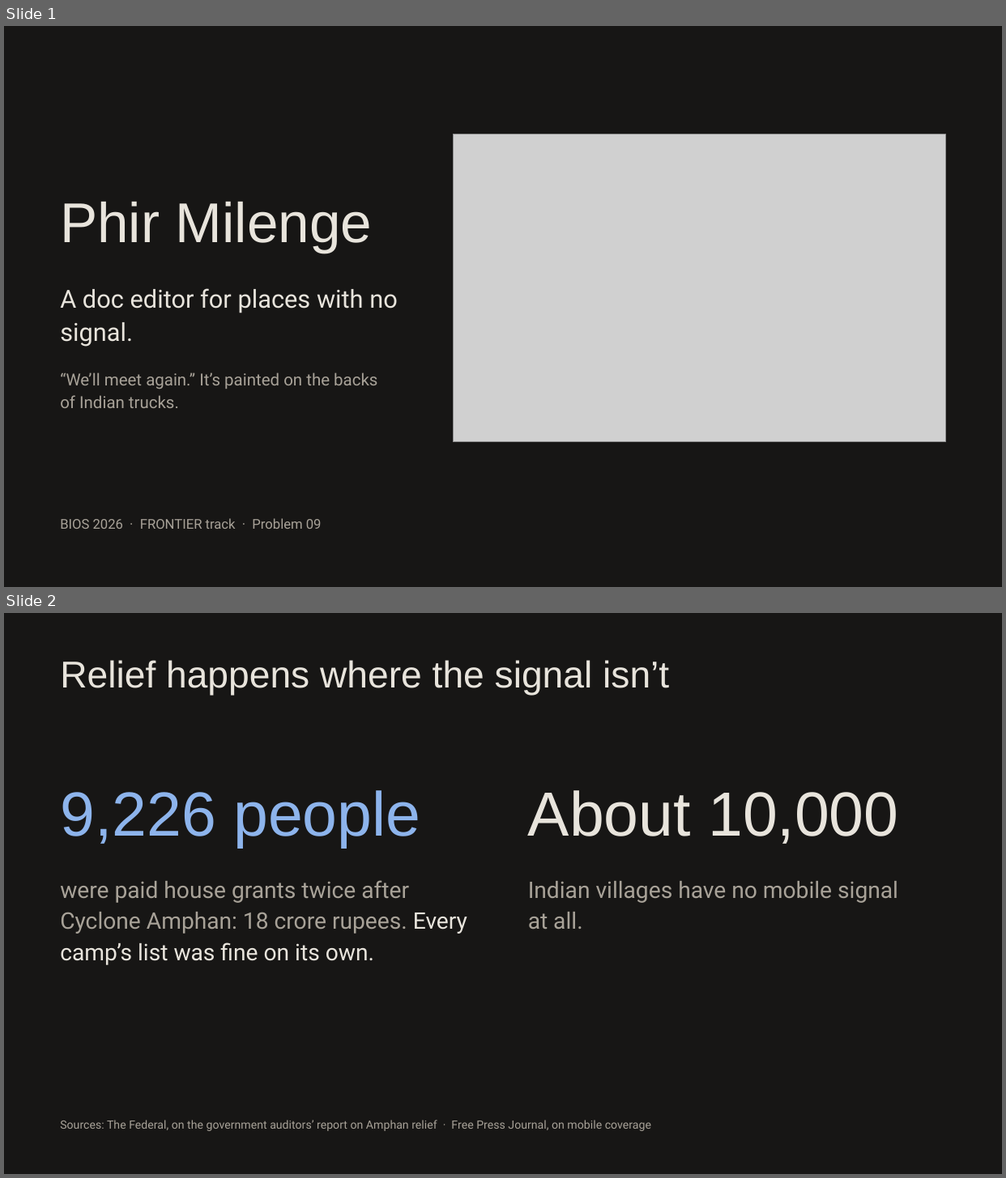
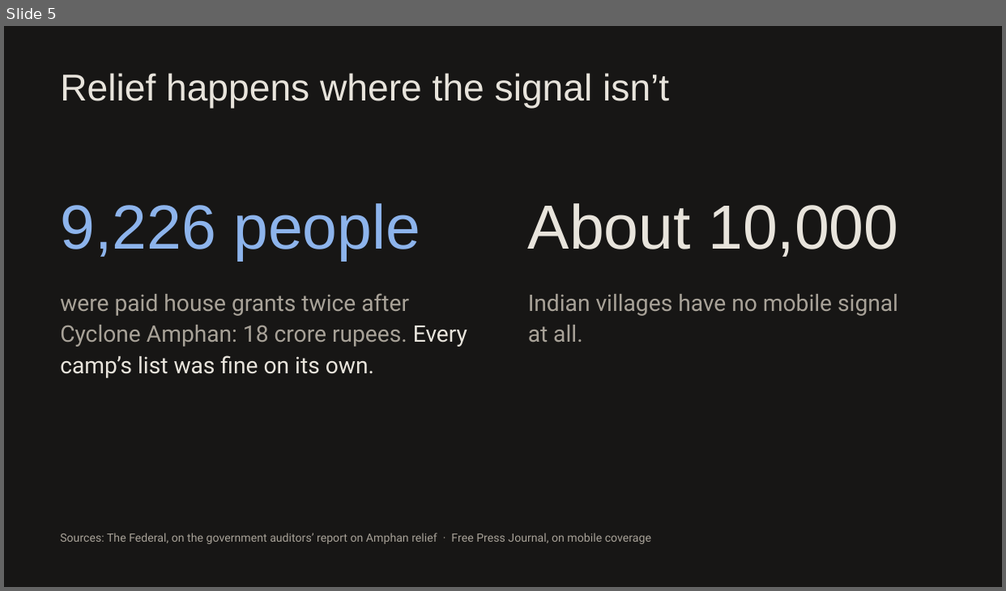
Before and after one commit to ranvir7123/phir-milenge, a slide deck: docs/handin/pitch-deck.pptx. Shown one above the other, each under a label of ours: slides 1 and 2 before the commit, slide 5 after it. The pictures are 1006x1178 and 1006x591 pixels, drawn with LibreOffice and Linux fonts; fonts in the diff are those of the drawing; grey boxes stand for pictures. Boxes give left, top, right and bottom in pixels: in the first picture for what was removed or moved away, otherwise in the second. Text is boxed around its words. In the diff, an @@ line names an element or a change of style, - is before the commit and + after.

```diff
--- a/docs/handin/pitch-deck.pptx
+++ b/docs/handin/pitch-deck.pptx
@@ slide 1 removed at box(4, 26, 1002, 587), background #171615 @@
@@ picture removed at box(454, 135, 946, 442) @@
@@ text removed at box(60, 201, 373, 253) @@
-Phir Milenge
@@ text removed at box(60, 288, 398, 347) @@
-A doc editor for places with no signal.
@@ text removed at box(60, 373, 377, 408) @@
-“We’ll meet again.” It’s painted on the backs of Indian trucks.
@@ text removed at box(60, 518, 322, 529) @@
-BIOS 2026 · FRONTIER track · Problem 09
@@ what was slide 2 is now slide 5 @@
```
Also in this commit, not shown: 4 slides changed, 2 slides added, 9 other files.
